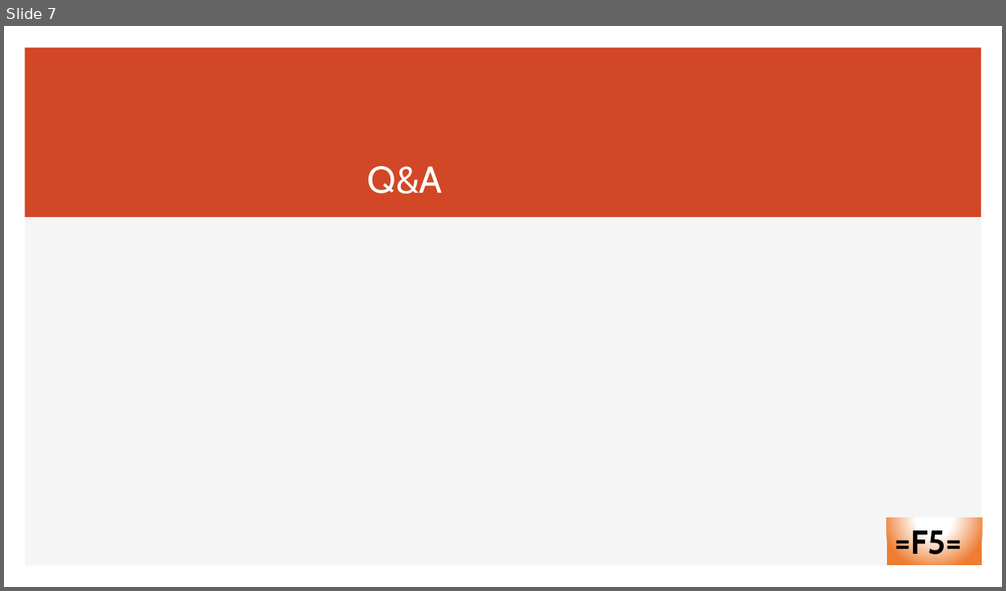
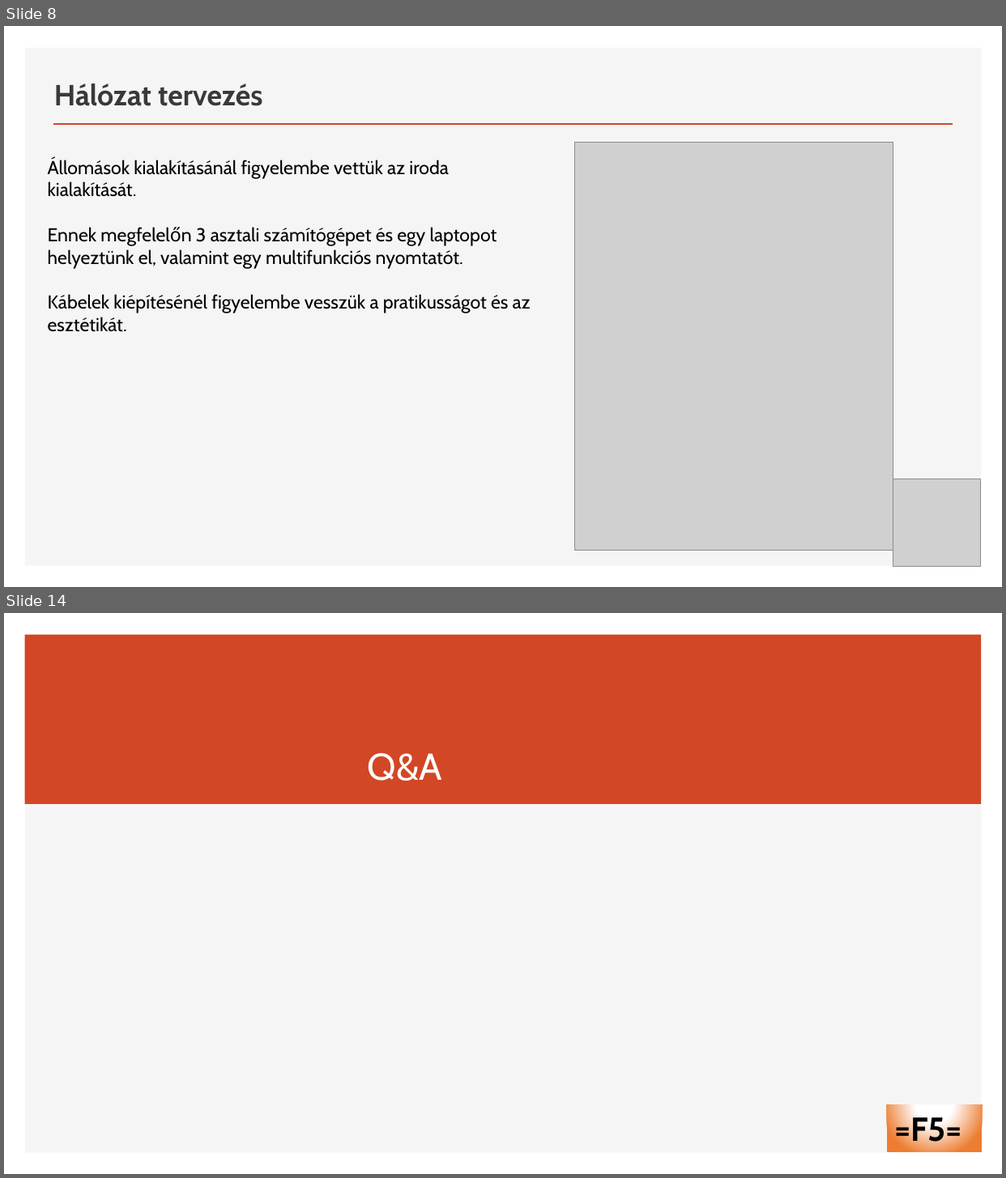
Before and after one commit to nikolettkoch/IKTProjectmunka_F5Team, a slide deck: F5 team bemutató.pptx. Shown one above the other, each under a label of ours: slide 7 before the commit, slides 8 and 14 after it; the slides between them are not shown. The pictures are 1006x591 and 1006x1178 pixels, drawn with LibreOffice and Linux fonts; fonts in the diff are those of the drawing; grey boxes stand for pictures. Boxes give left, top, right and bottom in pixels: in the first picture for what was removed or moved away, otherwise in the second. Text is boxed around its words. In the diff, an @@ line names an element or a change of style, - is before the commit and + after.

```diff
--- a/F5 team bemutató.pptx
+++ b/F5 team bemutató.pptx
@@ slide 8 added at box(4, 26, 1002, 587), background #FFFFFF; not listed: 1 template element that a slide beside it also shows @@
@@ title added at box(54, 84, 262, 106), 28 pt, text #3B3838, bold @@
+Hálózat tervezés
@@ line added from (53, 124) to (953, 124), #D24726 2 pt @@
@@ picture added at box(574, 142, 893, 551) @@
@@ text added at box(48, 158, 530, 332), 18 pt, text #000000 @@
+Állomások kialakításánál figyelembe vettük az iroda kialakítását.
+Ennek megfelelőn 3 asztali számítógépet és egy laptopot helyeztünk el, valamint egy multifunkciós nyomtatót.
+Kábelek kiépítésénél figyelembe vesszük a pratikusságot és az esztétikát.
@@ picture added at box(893, 480, 981, 566) @@
@@ what was slide 7 is now slide 14 @@
```
Also in this commit, not shown: 6 slides changed, 6 other slides added, 1 other file.
